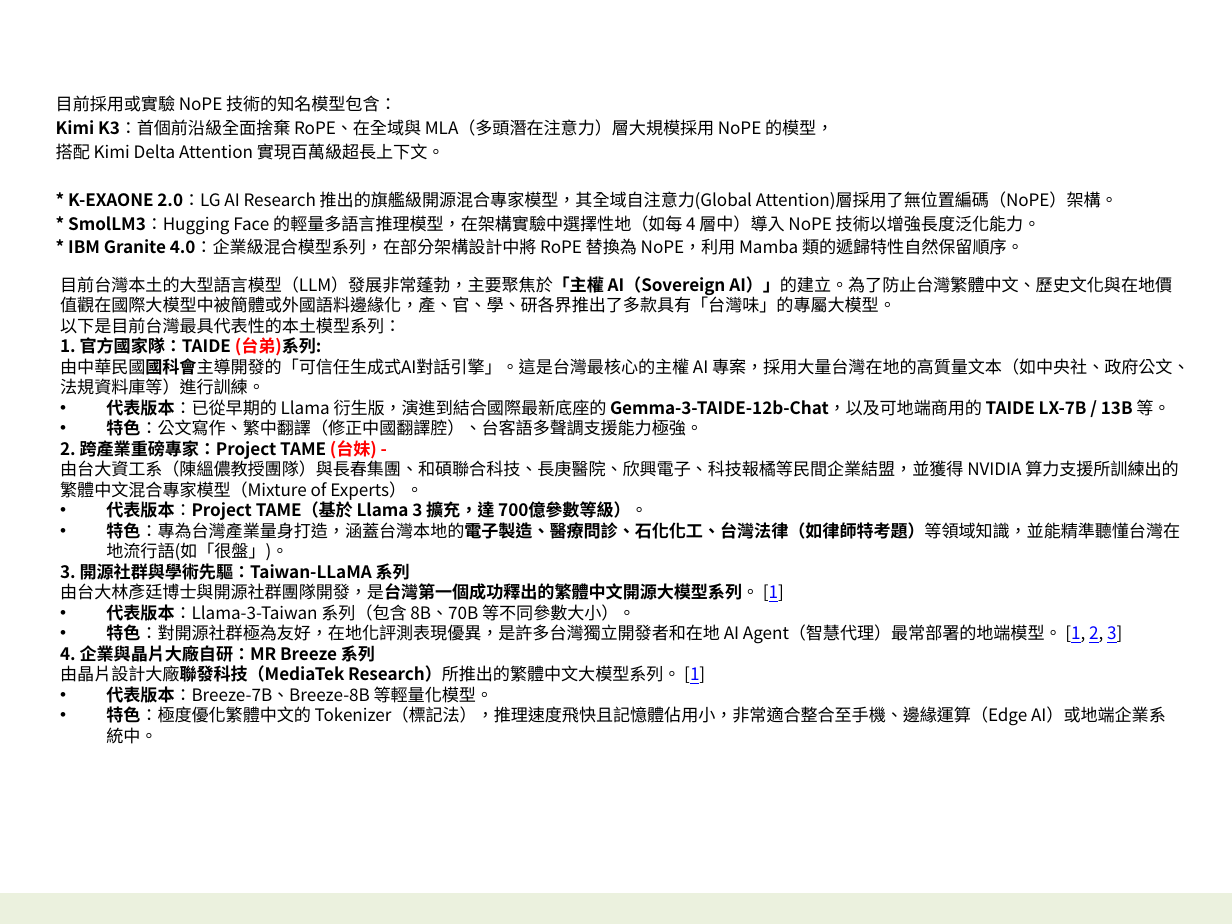
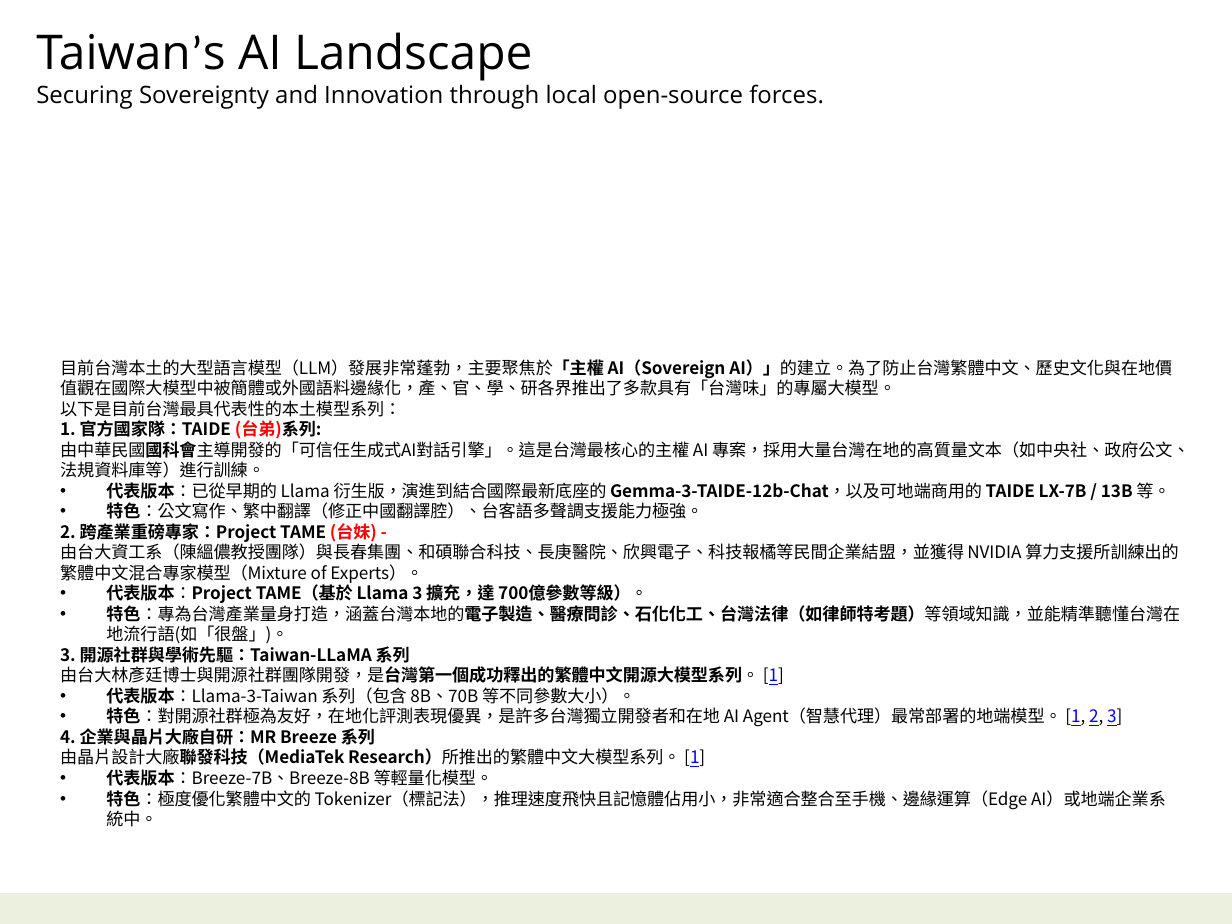
Before and after one commit to navibator/crazy-ai, a slide deck: slide 3 of ai-overview.pptx (slide 11 before the commit). Drawn at 1232x924 pixels with LibreOffice and Linux fonts; fonts in the diff are those of the drawing. Boxes give left, top, right and bottom in pixels: in the first picture for what was removed or moved away, otherwise in the second. Text is boxed around its words. In the diff, an @@ line names an element or a change of style, - is before the commit and + after.

```diff
--- a/ai-overview.pptx
+++ b/ai-overview.pptx
@@ text added at box(36, 32, 824, 109), 14 pt, text #000000 @@
+Taiwan’s AI Landscape
+Securing Sovereignty and Innovation through local open-source forces.
@@ text removed at box(56, 95, 1118, 255) @@
-目前採用或實驗 NoPE 技術的知名模型包含：
-Kimi K3：首個前沿級全面捨棄 RoPE、在全域與 MLA（多頭潛在注意力）層大規模採用 NoPE 的模型，
-搭配 Kimi Delta Attention 實現百萬級超長上下文。
-* K-EXAONE 2.0：LG AI Research 推出的旗艦級開源混合專家模型，其全域自注意力(Global Attention)層採用了無位置編碼（NoPE）架構。
-* SmolLM3：Hugging Face 的輕量多語言推理模型，在架構實驗中選擇性地（如每 4 層中）導入 NoPE 技術以增強長度泛化能力。
-* IBM Granite 4.0：企業級混合模型系列，在部分架構設計中將 RoPE 替換為 NoPE，利用 Mamba 類的遞歸特性自然保留順序。
@@ text "目前台灣本土的大型語言模型（LLM）發展非常蓬勃，主要聚焦於「主權 AI（Sovereign AI）」的建立。為了防止台 ...": place and size @@
-text "目前台灣本土的大型語言模型（LLM）發展非常蓬勃，主要聚焦於「主權 AI（Sovereign AI）」的建立。為了防止台 ..." at box(60, 276, 1190, 744)
+text "目前台灣本土的大型語言模型（LLM）發展非常蓬勃，主要聚焦於「主權 AI（Sovereign AI）」的建立。為了防止台 ..." at box(60, 359, 1190, 827)
```
Also in this commit, not shown: 1 other slide changed, 1 slide added, 10 slides removed, 3 other files.
